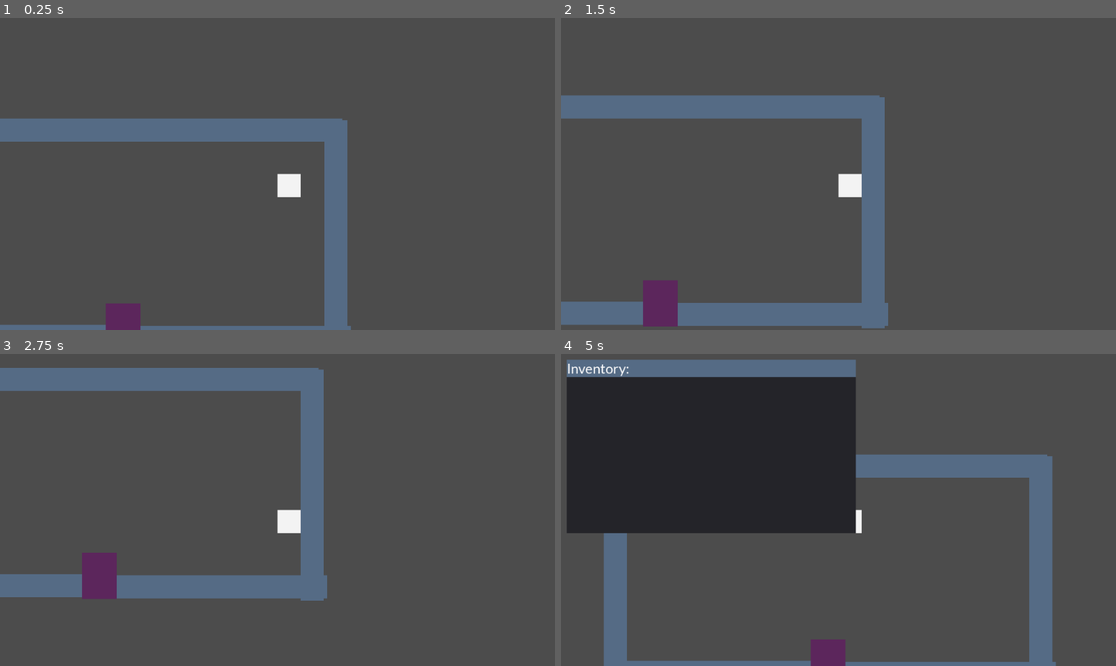
Above: before the commit, frames 1-4 (two rows, left to right).
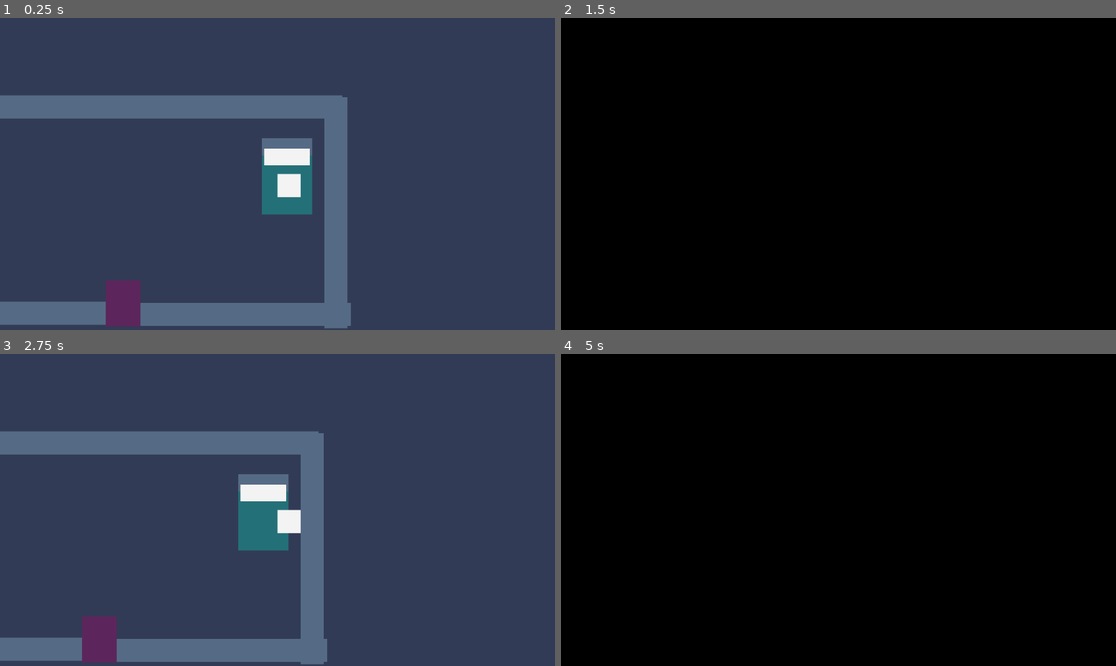
Above: after the commit, the same moments.

Repository: deengames-prototypes/frontier-planet
Game: Godot game, scene res://Main.tscn
Same seed, same stepped clock (60 frames per second), same inputs: the game is played once before the commit and once after it.
Inputs:
- Up to frame 1 (0.25 s): no input
- Up to frame 2 (1.5 s): tap Enter (ui_accept) at 0.5, 0.77 s; hold Right (ui_right) 0.53-1.28 s; hold Down (ui_down) from 1.28 s (still down)
- Up to frame 3 (2.75 s): tap Enter (ui_accept) at 1.52 s; release Down (ui_down) at 2.03 s; hold Right (ui_right) from 2.03 s (still down)
- Up to frame 4 (5 s): tap Enter (ui_accept) at 2.75, 3.02, 3.77, 4.52 s; release Right (ui_right) at 2.78 s; hold Up (ui_up) 2.78-3.53 s; hold Left (ui_left) from 3.53 s (still down); tap I (toggle_inventory) at 4.15 s

The runs differ from the first frame. In frame 1, 96% of the frame differs, in the area x 0-100%, y 0-100%; in frame 2, 100%; in frame 3, 97%; in frame 4, 100%.

Commit message:
Day rolls over, including fades. Chicken lays egg every day and on run-game. Short-cut: store player as global/singleton.

Diff:
--- /dev/null
+++ b/prototype/Entities/World/Bed.gd
@@ -0,0 +1,10 @@
+extends "res://Entities/World/TracksPlayer.gd"
+
+signal end_day
+
+func _ready():
+	self.connect("player_interacted", self, "_on_player_interacted")
+
+func _on_player_interacted():
+	Globals.player.freeze()
+	self.emit_signal("end_day")
--- a/prototype/Entities/World/Bed.tscn
+++ b/prototype/Entities/World/Bed.tscn
@@ -1,9 +1,12 @@
-[gd_scene load_steps=2 format=2]
+[gd_scene load_steps=3 format=2]
+
+[ext_resource path="res://Entities/World/Bed.gd" type="Script" id=1]
 
 [sub_resource type="RectangleShape2D" id=1]
 extents = Vector2( 44, 66 )
 
-[node name="Node2D" type="Area2D"]
+[node name="Bed" type="Area2D"]
+script = ExtResource( 1 )
 
 [node name="ColorRect" type="ColorRect" parent="."]
 margin_right = 87.0
--- /dev/null
+++ b/prototype/Entities/World/Chicken.gd
@@ -0,0 +1,8 @@
+extends Node2D
+
+const Egg = preload("res://Entities/World/Egg.tscn")
+
+func on_end_day():
+	var egg = Egg.instance()
+	egg.position = self.position + Vector2(50, 50) # right/down
+	get_parent().add_child(egg)
--- a/prototype/Entities/World/MapPlayer.gd
+++ b/prototype/Entities/World/MapPlayer.gd
@@ -4,33 +4,44 @@
 
 const MOVE_SPEED:int = 200 # px/s
 var _velocity:Vector2 = Vector2.ZERO
+var _frozen = false
 
 # Inventory is here because it doesn't go in any one map
 var _inventory_canvas = null
 
+func _ready():
+	Globals.player = self
+
+func freeze():
+	_frozen = true
+
+func unfreeze():
+	_frozen = false
+
 func _process(delta):
-	_velocity = Vector2.ZERO
+	if not _frozen:
+		_velocity = Vector2.ZERO
 
-	if Input.is_action_pressed("ui_up"):
-		_velocity.y = -MOVE_SPEED
-	elif Input.is_action_pressed("ui_down"):
-		_velocity.y = MOVE_SPEED
+		if Input.is_action_pressed("ui_up"):
+			_velocity.y = -MOVE_SPEED
+		elif Input.is_action_pressed("ui_down"):
+			_velocity.y = MOVE_SPEED
 
-	if Input.is_action_pressed("ui_left"):
-		_velocity.x = -MOVE_SPEED
-	elif Input.is_action_pressed("ui_right"):
-		_velocity.x = MOVE_SPEED
+		if Input.is_action_pressed("ui_left"):
+			_velocity.x = -MOVE_SPEED
+		elif Input.is_action_pressed("ui_right"):
+			_velocity.x = MOVE_SPEED
 
-	self.move_and_slide(_velocity)
+		self.move_and_slide(_velocity)
 
-	if Input.is_action_just_pressed("toggle_inventory"):
-		if _inventory_canvas == null:
-			_inventory_canvas = CanvasLayer.new()
-			var instance = Inventory.instance()
-			_inventory_canvas.add_child(instance)
-			instance.position = Vector2(10, 10)
-			get_parent().add_child(_inventory_canvas)
-		else:
-			get_parent().remove_child(_inventory_canvas)
-			_inventory_canvas.free()
-			_inventory_canvas = null
+		if Input.is_action_just_pressed("toggle_inventory"):
+			if _inventory_canvas == null:
+				_inventory_canvas = CanvasLayer.new()
+				var instance = Inventory.instance()
+				_inventory_canvas.add_child(instance)
+				instance.position = Vector2(10, 10)
+				get_parent().add_child(_inventory_canvas)
+			else:
+				get_parent().remove_child(_inventory_canvas)
+				_inventory_canvas.free()
+				_inventory_canvas = null
--- a/prototype/Globals.gd
+++ b/prototype/Globals.gd
@@ -1,5 +1,6 @@
 extends Node
 
 # Used when transitioning from map => fishing => map
+var player # used for easy handling of stuff like freeze
 var player_position:Vector2 = Vector2.ZERO
 var player_inventory = [] # Array of strings for now
--- a/prototype/Main.gd
+++ b/prototype/Main.gd
@@ -9,4 +9,6 @@
 	call_deferred("_change_scene")
 
 func _change_scene():
-	SceneManagement.change_map_to(get_tree(), Home.instance(), "Start")
+	var home = Home.instance()
+	home.start_new_day()
+	SceneManagement.change_map_to(get_tree(), home, "Start")
--- a/prototype/Scenes/Home.gd
+++ b/prototype/Scenes/Home.gd
@@ -1 +1,31 @@
 extends "res://Scenes/Map.gd"
+
+const FADE_TIME_SECONDS = 0.3
+
+func _on_Bed_end_day():
+	var tween = Tween.new()
+	tween.interpolate_property($CanvasModulate, "color", Color.white, Color.black, FADE_TIME_SECONDS, Tween.TRANS_LINEAR, Tween.EASE_IN_OUT)
+	tween.connect("tween_completed", self, "_fade_in")
+	add_child(tween)
+	tween.start()
+
+func _fade_in(a, b):
+	yield(get_tree().create_timer(1), "timeout")
+
+	self.start_new_day()
+
+	var tween = Tween.new()
+	tween.interpolate_property($CanvasModulate, "color", Color.black, Color.white, FADE_TIME_SECONDS, Tween.TRANS_LINEAR, Tween.EASE_IN_OUT)
+	add_child(tween)
+	tween.start()
+
+	tween.connect("tween_completed", self, "_unfreeze_player")
+
+func _unfreeze_player(a, b):
+	Globals.player.unfreeze()
+
+func start_new_day():
+	#### region of: day rolling over
+	# TODO: event bus and everyone who cares subscribes
+	###
+	$Chicken.on_end_day()
--- a/prototype/Scenes/Home.tscn
+++ b/prototype/Scenes/Home.tscn
@@ -1,12 +1,21 @@
-[gd_scene load_steps=5 format=2]
+[gd_scene load_steps=7 format=2]
 
 [ext_resource path="res://Scenes/Home.gd" type="Script" id=1]
 [ext_resource path="res://Entities/World/Wall.tscn" type="PackedScene" id=2]
 [ext_resource path="res://Entities/World/Door.tscn" type="PackedScene" id=3]
 [ext_resource path="res://Entities/World/Chicken.tscn" type="PackedScene" id=4]
+[ext_resource path="res://Entities/World/Chicken.gd" type="Script" id=5]
+[ext_resource path="res://Entities/World/Bed.tscn" type="PackedScene" id=6]
 
 [node name="Node2D" type="Node2D"]
 script = ExtResource( 1 )
+
+[node name="ColorRect" type="ColorRect" parent="."]
+margin_left = -960.0
+margin_top = -540.0
+margin_right = 1920.0
+margin_bottom = 1080.0
+color = Color( 0.2, 0.235294, 0.341176, 1 )
 
 [node name="Wall" parent="." instance=ExtResource( 2 )]
 position = Vector2( 231.712, 22.556 )
@@ -29,7 +38,7 @@
 rotation = 1.5708
 
 [node name="Start" type="Node2D" parent="."]
-position = Vector2( 657.725, 98.231 )
+position = Vector2( 657.725, 138.231 )
 
 [node name="Exit" parent="." instance=ExtResource( 3 )]
 position = Vector2( 360.896, 321.936 )
@@ -40,3 +49,12 @@
 
 [node name="Chicken" parent="." instance=ExtResource( 4 )]
 position = Vector2( 91.6462, 74.4626 )
+script = ExtResource( 5 )
+
+[node name="Bed" parent="." instance=ExtResource( 6 )]
+position = Vector2( 631.021, 76.7109 )
+
+[node name="CanvasModulate" type="CanvasModulate" parent="."]
+[connection signal="body_entered" from="Bed" to="Bed" method="_on_body_entered"]
+[connection signal="body_exited" from="Bed" to="Bed" method="_on_body_exited"]
+[connection signal="end_day" from="Bed" to="." method="_on_Bed_end_day"]
